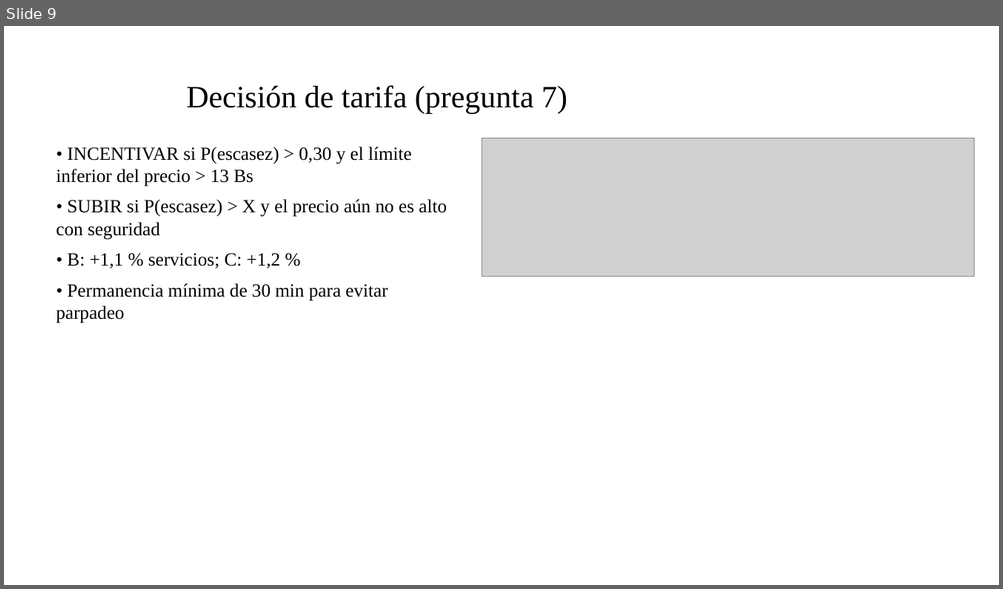
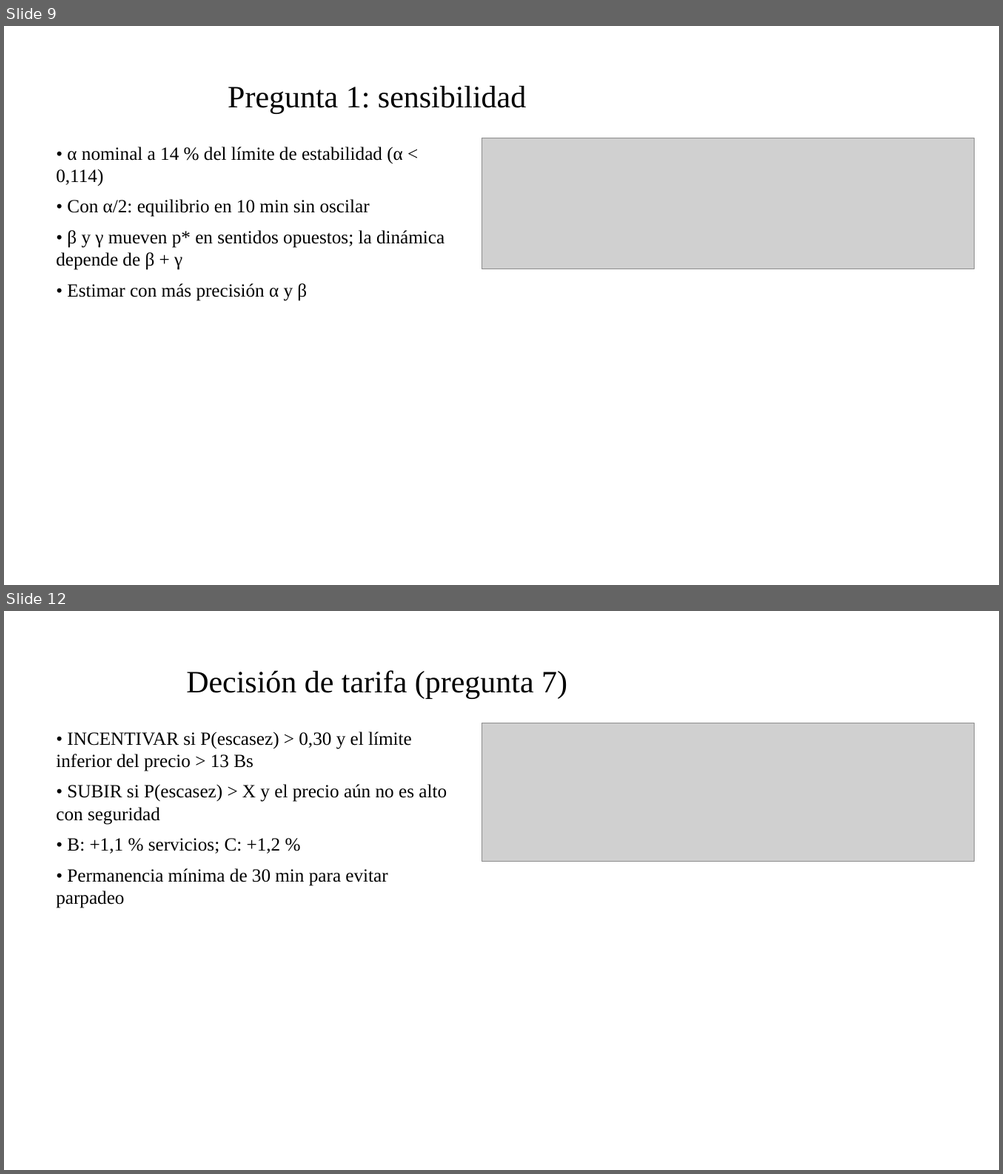
Before and after one commit to Ruben-Cordero/pasajes, a slide deck: informe/presentacion.pptx. Shown one above the other, each under a label of ours: slide 9 before the commit, slides 9 and 12 after it; the slides between them are not shown. The pictures are 1003x589 and 1003x1174 pixels, drawn with LibreOffice and Linux fonts; fonts in the diff are those of the drawing; grey boxes stand for pictures. Boxes give left, top, right and bottom in pixels: in the first picture for what was removed or moved away, otherwise in the second. Text is boxed around its words. In the diff, an @@ line names an element or a change of style, - is before the commit and + after.

```diff
--- a/informe/presentacion.pptx
+++ b/informe/presentacion.pptx
@@ slide 9 added at <box>4,26,999,585</box>, background #FFFFFF @@
@@ title added at <box>227,86,526,113</box>, 30 pt, text #000000 @@
+Pregunta 1: sensibilidad
@@ text added at <box>56,147,444,301</box>, 18 pt, text #000000 @@
+• α nominal a 14 % del límite de estabilidad (α < 0,114)
+• Con α/2: equilibrio en 10 min sin oscilar
+• β y γ mueven p* en sentidos opuestos; la dinámica depende de β + γ
+• Estimar con más precisión α y β
@@ picture added at <box>481,138,974,269</box> @@
@@ what was slide 9 is now slide 12 @@
```
Also in this commit, not shown: 1 slide changed, 2 other slides added, 48 other files.
